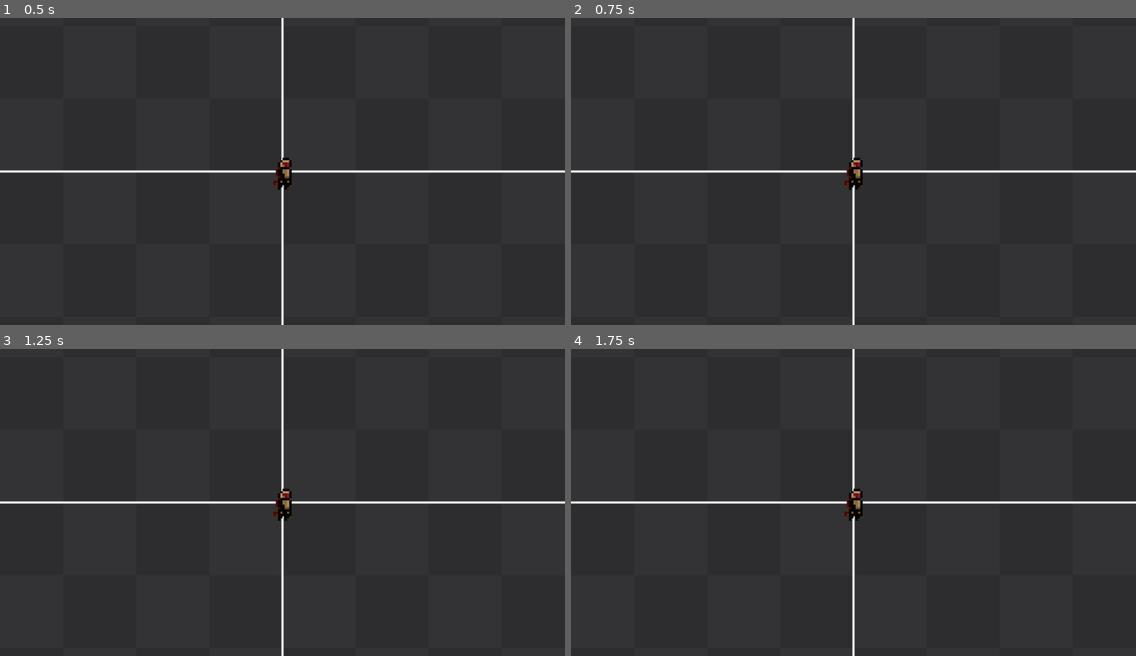
Above: before the commit, frames 1-4 (two rows, left to right).
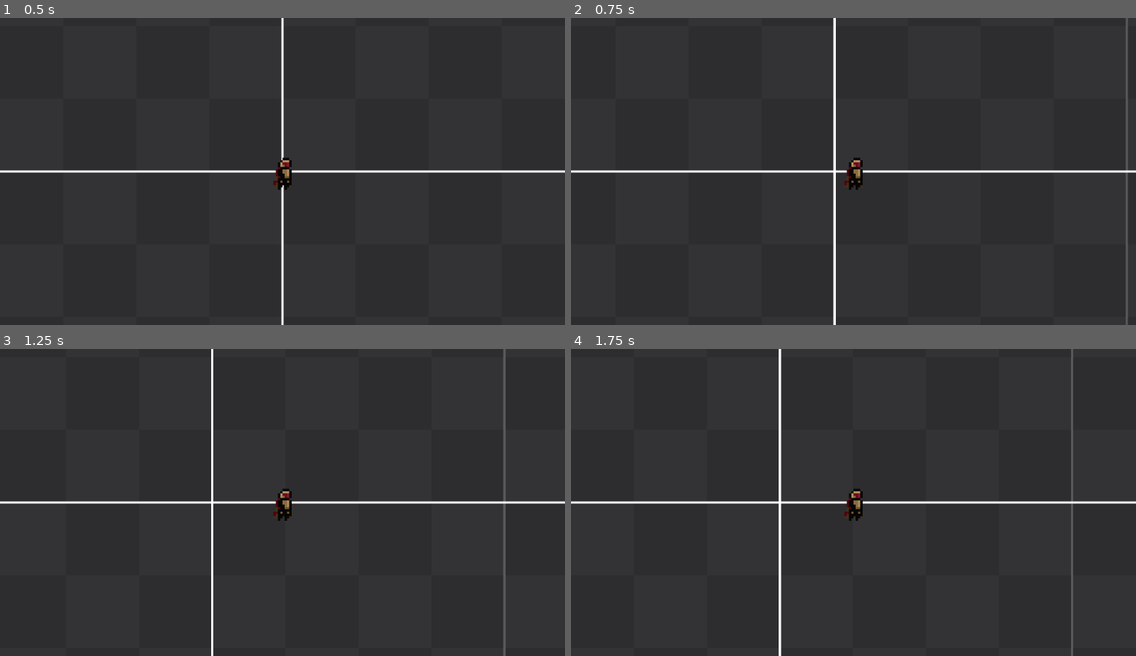
Above: after the commit, the same moments.

Repository: VeeronTen/sapper
Game: Godot game, scene res://stage/demo/demo_stage.tscn
Same seed, same stepped clock (60 frames per second), same inputs: the game is played once before the commit and once after it.
Inputs (mouse positions are in pixels of both pictures, inside the frame that each line leads up to):
- Up to frame 1 (0.5 s): no input
- Up to frame 2 (0.75 s): tap Enter at 0.5 s; move the mouse to (977, 156) at 0.52 s; hold Right (ui_right) from 0.53 s (still down); hold Shift from 0.53 s (still down); click (977, 156) at 0.67 s
- Up to frame 3 (1.25 s): keep holding Right (ui_right); keep holding Shift
- Up to frame 4 (1.75 s): release Right (ui_right) at 1.25 s; release Shift at 1.25 s; tap Space at 1.25 s; drag from (740, 517) to (825, 563) at 1.27 s

Frame 1 is identical in both runs. In frame 2, 1.3% of the frame differs, in the area x 46-99%, y 0-100%; in frame 3, 1.2%; in frame 4, 1.3%, in the area x 36-89%, y 0-100%.

Commit message:
add basic movment

Diff:
--- /dev/null
+++ b/entity/sapper/sapper.gd
@@ -0,0 +1,11 @@
+class_name Sapper
+extends CharacterBody2D
+
+@export var walk_speed: float = 2700.0
+
+var direction: Vector2 = Vector2.ZERO
+var is_moving: bool = false
+
+func _physics_process(delta: float) -> void:
+	velocity = direction * walk_speed * delta
+	move_and_slide()
--- a/entity/sapper/sapper.tscn
+++ b/entity/sapper/sapper.tscn
@@ -1,6 +1,7 @@
-[gd_scene load_steps=8 format=3 uid="uid://c37uogod3vrww"]
+[gd_scene load_steps=9 format=3 uid="uid://c37uogod3vrww"]
 
 [ext_resource type="Texture2D" uid="uid://bpf2uc4lh43f7" path="res://entity/sapper/image/sapper-spritesheet.png" id="1_in5lr"]
+[ext_resource type="Script" uid="uid://bftdrom7daad0" path="res://entity/sapper/sapper.gd" id="1_mab4w"]
 
 [sub_resource type="Animation" id="Animation_in5lr"]
 resource_name = "idle_no_bomb"
@@ -93,6 +94,7 @@
 }
 
 [node name="Sapper" type="CharacterBody2D"]
+script = ExtResource("1_mab4w")
 
 [node name="Sprite2D" type="Sprite2D" parent="."]
 texture = ExtResource("1_in5lr")
--- a/project.godot
+++ b/project.godot
@@ -34,6 +34,41 @@
 
 enabled=PackedStringArray("res://addons/Todo_Manager/plugin.cfg", "res://addons/gut/plugin.cfg")
 
+[input]
+
+ui_left={
+"deadzone": 0.5,
+"events": [Object(InputEventKey,"resource_local_to_scene":false,"resource_name":"","device":0,"window_id":0,"alt_pressed":false,"shift_pressed":false,"ctrl_pressed":false,"meta_pressed":false,"pressed":false,"keycode":4194319,"physical_keycode":0,"key_label":0,"unicode":0,"location":0,"echo":false,"script":null)
+, Object(InputEventJoypadButton,"resource_local_to_scene":false,"resource_name":"","device":0,"button_index":13,"pressure":0.0,"pressed":false,"script":null)
+, Object(InputEventJoypadMotion,"resource_local_to_scene":false,"resource_name":"","device":0,"axis":0,"axis_value":-1.0,"script":null)
+, Object(InputEventKey,"resource_local_to_scene":false,"resource_name":"","device":-1,"window_id":0,"alt_pressed":false,"shift_pressed":false,"ctrl_pressed":false,"meta_pressed":false,"pressed":false,"keycode":0,"physical_keycode":65,"key_label":0,"unicode":97,"location":0,"echo":false,"script":null)
+]
+}
+ui_right={
+"deadzone": 0.5,
+"events": [Object(InputEventKey,"resource_local_to_scene":false,"resource_name":"","device":0,"window_id":0,"alt_pressed":false,"shift_pressed":false,"ctrl_pressed":false,"meta_pressed":false,"pressed":false,"keycode":4194321,"physical_keycode":0,"key_label":0,"unicode":0,"location":0,"echo":false,"script":null)
+, Object(InputEventJoypadButton,"resource_local_to_scene":false,"resource_name":"","device":0,"button_index":14,"pressure":0.0,"pressed":false,"script":null)
+, Object(InputEventJoypadMotion,"resource_local_to_scene":false,"resource_name":"","device":0,"axis":0,"axis_value":1.0,"script":null)
+, Object(InputEventKey,"resource_local_to_scene":false,"resource_name":"","device":-1,"window_id":0,"alt_pressed":false,"shift_pressed":false,"ctrl_pressed":false,"meta_pressed":false,"pressed":false,"keycode":0,"physical_keycode":68,"key_label":0,"unicode":100,"location":0,"echo":false,"script":null)
+]
+}
+ui_up={
+"deadzone": 0.5,
+"events": [Object(InputEventKey,"resource_local_to_scene":false,"resource_name":"","device":0,"window_id":0,"alt_pressed":false,"shift_pressed":false,"ctrl_pressed":false,"meta_pressed":false,"pressed":false,"keycode":4194320,"physical_keycode":0,"key_label":0,"unicode":0,"location":0,"echo":false,"script":null)
+, Object(InputEventJoypadButton,"resource_local_to_scene":false,"resource_name":"","device":0,"button_index":11,"pressure":0.0,"pressed":false,"script":null)
+, Object(InputEventJoypadMotion,"resource_local_to_scene":false,"resource_name":"","device":0,"axis":1,"axis_value":-1.0,"script":null)
+, Object(InputEventKey,"resource_local_to_scene":false,"resource_name":"","device":-1,"window_id":0,"alt_pressed":false,"shift_pressed":false,"ctrl_pressed":false,"meta_pressed":false,"pressed":false,"keycode":0,"physical_keycode":87,"key_label":0,"unicode":119,"location":0,"echo":false,"script":null)
+]
+}
+ui_down={
+"deadzone": 0.5,
+"events": [Object(InputEventKey,"resource_local_to_scene":false,"resource_name":"","device":0,"window_id":0,"alt_pressed":false,"shift_pressed":false,"ctrl_pressed":false,"meta_pressed":false,"pressed":false,"keycode":4194322,"physical_keycode":0,"key_label":0,"unicode":0,"location":0,"echo":false,"script":null)
+, Object(InputEventJoypadButton,"resource_local_to_scene":false,"resource_name":"","device":0,"button_index":12,"pressure":0.0,"pressed":false,"script":null)
+, Object(InputEventJoypadMotion,"resource_local_to_scene":false,"resource_name":"","device":0,"axis":1,"axis_value":1.0,"script":null)
+, Object(InputEventKey,"resource_local_to_scene":false,"resource_name":"","device":-1,"window_id":0,"alt_pressed":false,"shift_pressed":false,"ctrl_pressed":false,"meta_pressed":false,"pressed":false,"keycode":0,"physical_keycode":83,"key_label":0,"unicode":115,"location":0,"echo":false,"script":null)
+]
+}
+
 [rendering]
 
 textures/canvas_textures/default_texture_filter=0
--- /dev/null
+++ b/stage/demo/demo_controls.gd
@@ -0,0 +1,17 @@
+extends Node
+
+signal move_direction_changed(direction: Vector2)
+signal is_moving_changed(is_moving: bool)
+
+var _prev_move_direction: Vector2 = Vector2.ZERO
+var _prev_is_moving: bool = false
+
+func _physics_process(_delta: float) -> void:
+	var move_direction: Vector2 = Input.get_vector('ui_left', 'ui_right', 'ui_up', 'ui_down')
+	if move_direction != _prev_move_direction:
+		move_direction_changed.emit(move_direction)
+		_prev_move_direction = move_direction
+		var is_moving: bool = move_direction != Vector2.ZERO
+		if is_moving != _prev_is_moving:
+			is_moving_changed.emit(is_moving)
+			_prev_is_moving = is_moving
--- a/stage/demo/demo_stage.gd
+++ b/stage/demo/demo_stage.gd
@@ -19,3 +19,11 @@
 #todo uid (можн охранить в статик поле файла, рядом с которым лежит)
 #todo сигналы можно привязывать к своим методам, но можно ли несколько сигналов привязать к одному методу? Что лучше, делать явные функции обработки сигналов или все привязывать через движок и смотреть тулзой че куда
 #todo Сакутин говорил, что можно конфиг ноды в сцене унести в отдельный файл, чтоб сцену было легче множить. Как? И ещё и какие Бест практис для совместной разработке игр. Особенно в годоте
+
+@onready var sapper: Sapper = %Sapper
+
+func _on_demo_controls_is_moving_changed(is_moving: bool) -> void:
+	sapper.is_moving = is_moving
+
+func _on_demo_controls_move_direction_changed(direction: Vector2) -> void:
+	sapper.direction = direction
--- a/stage/demo/demo_stage.tscn
+++ b/stage/demo/demo_stage.tscn
@@ -1,8 +1,9 @@
-[gd_scene load_steps=6 format=4 uid="uid://kqkvasn678ry"]
+[gd_scene load_steps=7 format=4 uid="uid://kqkvasn678ry"]
 
 [ext_resource type="Script" uid="uid://d22scmdflkulk" path="res://stage/demo/demo_stage.gd" id="1_3sebb"]
 [ext_resource type="Texture2D" uid="uid://dskvu0ifsxjhx" path="res://addons/kenney_prototype_textures/dark/texture_07.png" id="1_vyskl"]
 [ext_resource type="PackedScene" uid="uid://c37uogod3vrww" path="res://entity/sapper/sapper.tscn" id="2_w7nxb"]
+[ext_resource type="Script" uid="uid://tf36ugicuoyh" path="res://stage/demo/demo_controls.gd" id="4_vte7o"]
 
 [sub_resource type="TileSetAtlasSource" id="TileSetAtlasSource_vyskl"]
 resource_name = "demo_floor"
@@ -23,6 +24,13 @@
 tile_set = SubResource("TileSet_w7nxb")
 
 [node name="Sapper" parent="." instance=ExtResource("2_w7nxb")]
+unique_name_in_owner = true
 
-[node name="Camera2D" type="Camera2D" parent="."]
+[node name="Camera2D" type="Camera2D" parent="Sapper"]
 zoom = Vector2(8, 8)
+
+[node name="DemoControls" type="Node" parent="."]
+script = ExtResource("4_vte7o")
+
+[connection signal="is_moving_changed" from="DemoControls" to="." method="_on_demo_controls_is_moving_changed"]
+[connection signal="move_direction_changed" from="DemoControls" to="." method="_on_demo_controls_move_direction_changed"]
Not shown, added: entity/sapper/sapper.gd.uid
Not shown, added: stage/demo/demo_controls.gd.uid
